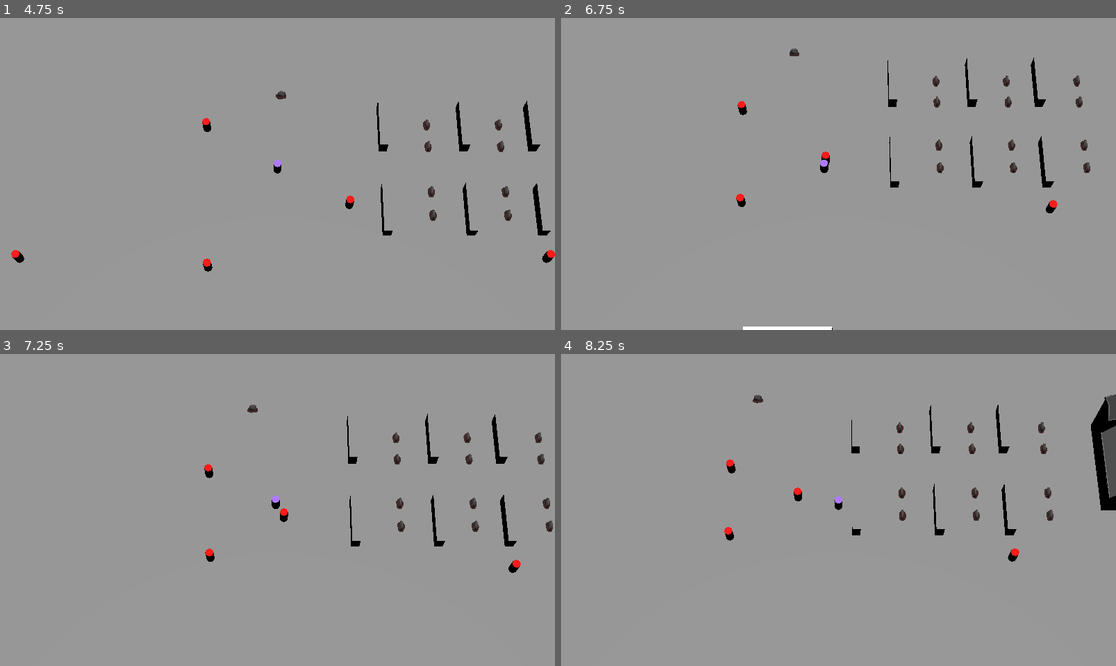
Above: before the commit, frames 1-4 (two rows, left to right).
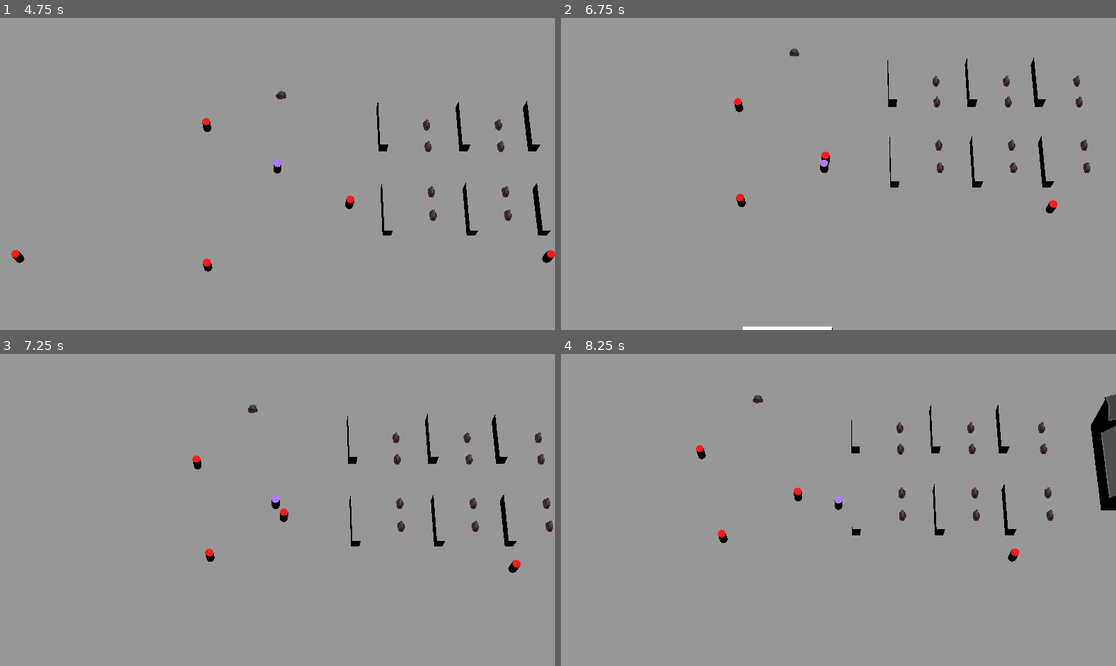
Above: after the commit, the same moments.

Repository: Paladinking/Field_Necromancer
Game: Godot game, scene res://main.tscn
Two runs of this game, one before a commit and one after it. Both use one fixed random seed, a clock stepped at 60 frames per second and the inputs below.
Inputs:
- Up to frame 1 (4.75 s): tap Enter at 0.5 s; hold D (go_right) 0.53-1.28 s; tap Space (dig) at 0.6, 4.35 s; hold S (go_down) 1.28-2.03 s; tap Down (look_down) at 1.35 s; hold D (go_right) 2.03-2.78 s; tap Left (look_left) at 2.1 s; hold W (go_up) 2.78-3.53 s; tap Right (look_right) at 2.85 s; hold A (go_left) from 3.53 s (still down); tap Up (look_up) at 3.6 s
- Up to frame 2 (6.75 s): release A (go_left) at 5.03 s; hold S (go_down) 5.03-5.78 s; tap Down (look_down) at 5.1 s; hold D (go_right) 5.78-6.53 s; tap Left (look_left) at 5.85 s; hold W (go_up) from 6.53 s (still down); tap Right (look_right) at 6.6 s
- Up to frame 3 (7.25 s): keep holding W (go_up)
- Up to frame 4 (8.25 s): release W (go_up) at 7.28 s; hold D (go_right) 7.28-8.03 s; tap Up (look_up) at 7.35 s; hold S (go_down) from 8.03 s (still down); tap Space (dig) at 8.1 s

Frame 1 is identical in both runs. In frame 2, less than 0.1% of the frame differs, in the area x 31-34%, y 25-32%; in frame 3, 0.1%; in frame 4, 0.2%, in the area x 24-98%, y 14-61%.

Commit message:
Flying graves

Diff:
--- a/Characters/entity.gd
+++ b/Characters/entity.gd
@@ -8,11 +8,12 @@
 
 signal on_death
 
-func damage(dmg: int):
+func damage(dmg: int, dir: Vector3):
+	if _hp <= 0:
+		return
 	_hp -= dmg
 	if _hp <= 0:
-		queue_free()
-		on_death.emit()
+		on_death.emit(dir)
 
 func _finalize_move(delta: float):
 	if not is_on_floor():
--- a/Characters/fighter.gd
+++ b/Characters/fighter.gd
@@ -12,6 +12,49 @@
 
 @export var dmg: int
 var _attack_cooldown : float = 0.0
+
+var rng : RandomNumberGenerator = RandomNumberGenerator.new()
+
+const _grave = preload("res://Characters/grave.tscn")
+
+func make_beep():
+	if !get_node_or_null("beep"):
+		var node = AudioStreamPlayer.new()
+		node.name = "beep"
+		node.volume_db = -12.0
+		add_child(node, true)
+
+		var a = AudioStreamWAV.new()
+		a.format = AudioStreamWAV.FORMAT_8_BITS
+		a.mix_rate =44100
+
+		var data = PackedByteArray([])
+		var length = a.mix_rate * 0.2  #200ms
+		var phase = 0.0
+		var DING_FREQUENCY = 800.0  #Windows ding.wav frequency lol
+		var increment = 1.0/(a.mix_rate/DING_FREQUENCY)
+
+		for i in range(length):
+			var percent = i/length
+			var LFO = increment*-sin(percent*TAU)*10 + phase
+
+			var byte = (128.0*pow(1-percent, 4) * sin(TAU*LFO) )
+			phase = fmod(phase+increment, 1.0)
+
+			data.append( byte )
+
+		a.data = data
+		node.stream = a
+
+	get_node("beep").play()
+
+func create_grave():
+	var grave = _grave.instantiate()
+	grave.position = Vector3(global_position.x, 0.0, global_position.z)
+	var parent = get_tree().get_nodes_in_group("Allies")[0]
+	grave.set_type(Grave.GraveType.Zombie)
+	parent.add_child(grave)
+	queue_free()
 
 func has_target() -> bool:
 	return not is_same(self, _target)
@@ -31,22 +74,28 @@
 				dist = new_dist
 		set_target(nearest as Entity)
 
+func death(_dir: Vector3):
+	find_target()
+
 func clear_target():
-	if _target.on_death.is_connected(find_target):
-		_target.on_death.disconnect(find_target)
+	if _target.on_death.is_connected(death):
+		_target.on_death.disconnect(death)
 	_target = self
 	# Cancel navigation
 	_nav_agent.set_target_position(position)
 
 func set_target(target: Entity):
-	if _target.on_death.is_connected(find_target):
-		_target.on_death.disconnect(find_target)
+	if is_same(_target, target):
+		return
+	if _target.on_death.is_connected(death):
+		_target.on_death.disconnect(death)
 	_target = target
-	_target.on_death.connect(find_target)
+	_target.on_death.connect(death)
 	_nav_agent.set_target_position(_target.position)
 
 func _ready() -> void:
 	assert(not _nav_agent.avoidance_enabled, "Avoidance requires velocity_computed callback")
+	on_death.connect(_fly_away)
 	_detection.body_entered.connect(
 		func(body: Node3D):
 			assert(body is Entity)
@@ -54,7 +103,25 @@
 				set_target(body as Entity)
 	)
 
+func _fly_away(dir: Vector3):
+	set_collision_mask_value(1, false)
+	set_collision_layer_value(2, false)
+	set_collision_layer_value(3, false)
+	set_collision_layer_value(4, false)
+	set_collision_layer_value(10, true)
+	set_collision_mask_value(10, true)
+	velocity = Vector3(dir.x * 6.0, 4.9, dir.z * 6.0).rotated(Vector3(0.0, 1.0, 0.0), rng.randf_range(-PI / 8, PI / 8))
+
 func _physics_process(delta: float):
+	if _target == null:
+		return
+	if _hp <= 0:
+		velocity.y -= gravity * delta
+		move_and_slide()
+		if is_on_floor():
+			create_grave()
+		return
+
 	_attack_cooldown -= delta
 	if has_target():
 		var dist : float = _target.position.distance_squared_to(position)
@@ -63,15 +130,20 @@
 			_attack_cooldown = ATTACK_COOLDWON
 			var dir : Vector3 = (_target.position - position).normalized()
 			dir.y = 0
-			_target._collision_acceleration += dir * 6
-			_collision_acceleration -= dir * 6
-			_target.damage(self.dmg)
+			_target._collision_acceleration = dir * 6
+			_collision_acceleration = -dir * 6
+			make_beep()
+			_target.damage(self.dmg, dir)
 			if _target is Fighter:
-				self.damage(_target.dmg)
+				_target.find_target()
+				_target._attack_cooldown = ATTACK_COOLDWON
+				self.damage(_target.dmg, -dir)
+				if _hp <= 0:
+					return
 		else:
 			if _nav_agent.is_navigation_finished() and dist < 5.0:
 				_nav_agent.set_target_position(_target.position)
-			if _target.position.distance_squared_to(position) > 400:
+			if _target.position.distance_squared_to(position) > 200:
 				find_target()
 		if _target.position.distance_squared_to(_nav_agent.get_target_position()) > 2.0:
 			_nav_agent.set_target_position(_target.position)
--- a/Characters/grave.gd
+++ b/Characters/grave.gd
@@ -1,3 +1,4 @@
+class_name Grave
 extends AnimatableBody3D
 
 
--- a/Characters/player.gd
+++ b/Characters/player.gd
@@ -6,9 +6,12 @@
 
 var camera_offset = Vector3.ZERO
 
-func _on_ready():
-	on_death.connect(get_tree().quit)
-
+func _ready():
+	on_death.connect(
+		func(_dir: Vector3):
+			queue_free()
+			get_tree().quit()
+	)
 func _process(_delta):
 	if Input.is_action_just_pressed("dig") and $GraveDetectorArea.has_overlapping_bodies():
 		var graves = $GraveDetectorArea.get_overlapping_bodies()
--- a/Locations/graveyard.tscn
+++ b/Locations/graveyard.tscn
@@ -1,40 +1,47 @@
-[gd_scene load_steps=5 format=3 uid="uid://bojiwbfto8b8f"]
+[gd_scene load_steps=4 format=3 uid="uid://bojiwbfto8b8f"]
 
 [ext_resource type="PackedScene" uid="uid://dt6ktmhcn2wdn" path="res://Buildings/church.tscn" id="1_cp6xr"]
 [ext_resource type="PackedScene" uid="uid://7jfew48rxs6p" path="res://Characters/grave.tscn" id="2_2u7ao"]
 [ext_resource type="PackedScene" uid="uid://da7futuxwh1lo" path="res://Buildings/wall.tscn" id="2_s5wms"]
 
-[sub_resource type="WorldBoundaryShape3D" id="WorldBoundaryShape3D_rq1m1"]
-
 [node name="Graveyard" type="Node3D"]
-
-[node name="Floor" type="StaticBody3D" parent="."]
-
-[node name="CollisionShape3D" type="CollisionShape3D" parent="Floor"]
-shape = SubResource("WorldBoundaryShape3D_rq1m1")
 
 [node name="Church" parent="." instance=ExtResource("1_cp6xr")]
 transform = Transform3D(-4.37114e-08, 0, -1, 0, 1, 0, 1, 0, -4.37114e-08, 19, 0, 1)
+collision_layer = 513
+collision_mask = 513
 
 [node name="Walls" type="Node3D" parent="."]
 
 [node name="Wall" parent="Walls" instance=ExtResource("2_s5wms")]
 transform = Transform3D(1, 0, 0, 0, 1, 0, 0, 0, 1, 6, 0, -5.5)
+collision_layer = 513
+collision_mask = 513
 
 [node name="Wall2" parent="Walls" instance=ExtResource("2_s5wms")]
 transform = Transform3D(1, 0, 0, 0, 1, 0, 0, 0, 1, 6, 0, 5.5)
+collision_layer = 513
+collision_mask = 513
 
 [node name="Wall3" parent="Walls" instance=ExtResource("2_s5wms")]
 transform = Transform3D(1, 0, 0, 0, 1, 0, 0, 0, 1, -2.5, 0, -5.5)
+collision_layer = 513
+collision_mask = 513
 
 [node name="Wall4" parent="Walls" instance=ExtResource("2_s5wms")]
 transform = Transform3D(1, 0, 0, 0, 1, 0, 0, 0, 1, -2.5, 0, 5.5)
+collision_layer = 513
+collision_mask = 513
 
 [node name="Wall5" parent="Walls" instance=ExtResource("2_s5wms")]
 transform = Transform3D(1, 0, 0, 0, 1, 0, 0, 0, 1, -12.5, 0, -5.5)
+collision_layer = 513
+collision_mask = 513
 
 [node name="Wall6" parent="Walls" instance=ExtResource("2_s5wms")]
 transform = Transform3D(1, 0, 0, 0, 1, 0, 0, 0, 1, -12.5, 0, 5.5)
+collision_layer = 513
+collision_mask = 513
 
 [node name="Graves" type="Node3D" parent="."]
 
--- a/world.tscn
+++ b/world.tscn
@@ -21,6 +21,8 @@
 navigation_mesh = SubResource("NavigationMesh_ga0fh")
 
 [node name="WorldBounds" type="StaticBody3D" parent="."]
+collision_layer = 513
+collision_mask = 513
 
 [node name="FloorCollisionShape3D" type="CollisionShape3D" parent="WorldBounds"]
 shape = SubResource("WorldBoundaryShape3D_kg43f")
@@ -63,6 +65,8 @@
 
 [node name="Cube" type="StaticBody3D" parent="."]
 transform = Transform3D(1, 0, 0, 0, 1, 0, 0, 0, 1, 0, 1, 31.0278)
+collision_layer = 513
+collision_mask = 513
 
 [node name="CollisionShape3D" type="CollisionShape3D" parent="Cube"]
 shape = SubResource("BoxShape3D_r3m3q")
